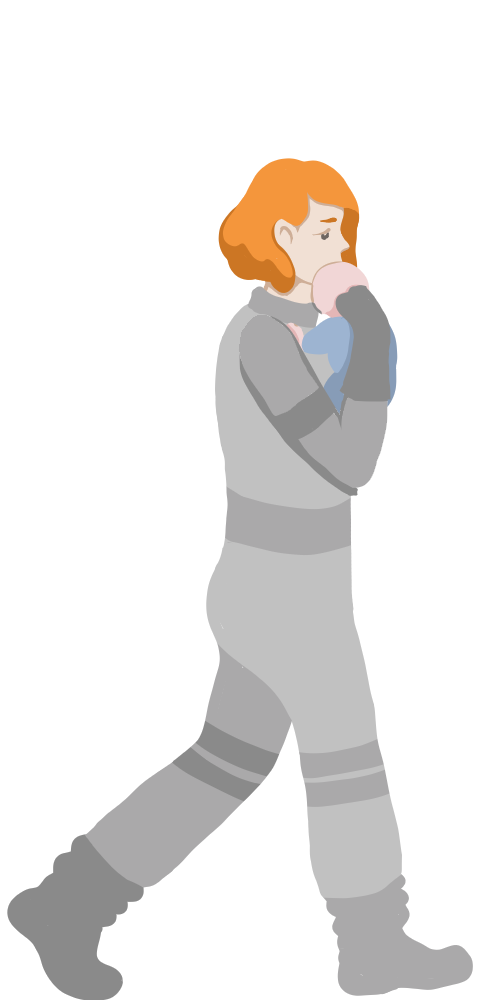
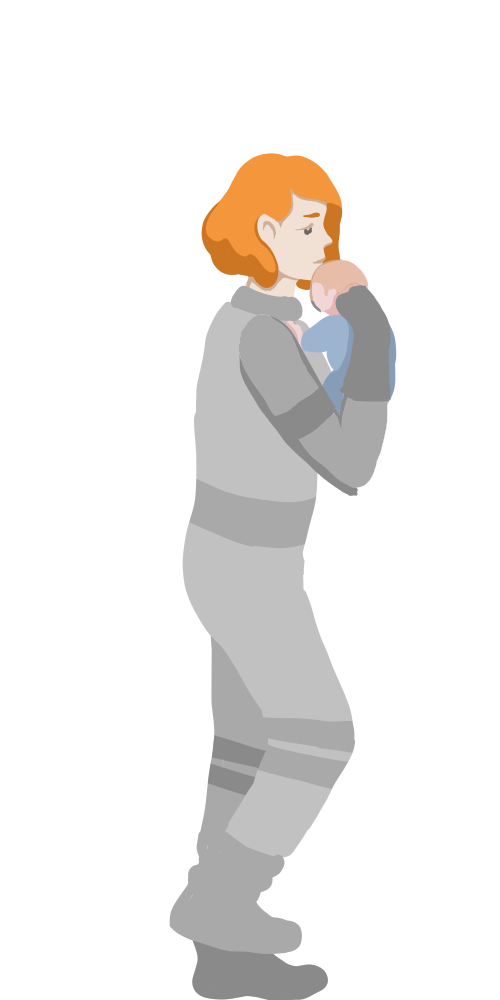
Before/after of a 500 x 1000 layered artwork. What changed in the layer stack:
added layer "dziecko" (1st of 2) above "dziecko" over (x1=251, y1=200, x2=398, y2=407)
hid "dziecko" (2nd of 2) over (x1=252, y1=202, x2=398, y2=714)
added layer "kombinezon 3" above "Layer 11" over (x1=7, y1=153, x2=473, y2=1000)
added layer "Layer 11" above "Layer 7" over (x1=64, y1=576, x2=384, y2=1000)
added layer "Layer 7" above "Layer 6" over (x1=201, y1=153, x2=359, y2=325)
added layer "Layer 6" above "Layer 6 Merged" over (x1=231, y1=153, x2=359, y2=325)
hid "Layer 6 Merged" over (x1=7, y1=153, x2=473, y2=1000)
